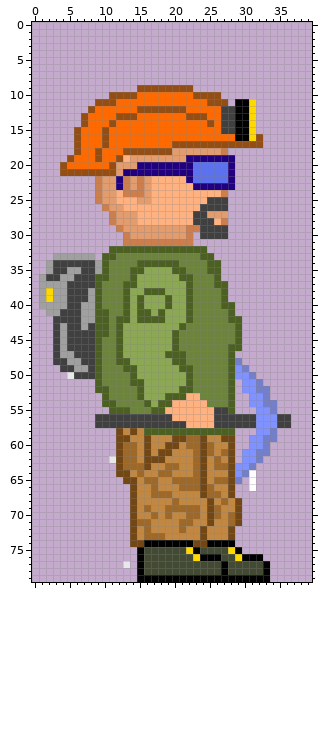
Sprite sheet -- miner2.png. The picture above was drawn from the file before the commit.
The file is 40x80 pixels. Pixels under 10% opacity are left out. Colours within 5 levels of each other are drawn and written as one. The old version is drawn lined up with the new one.
Once edited:
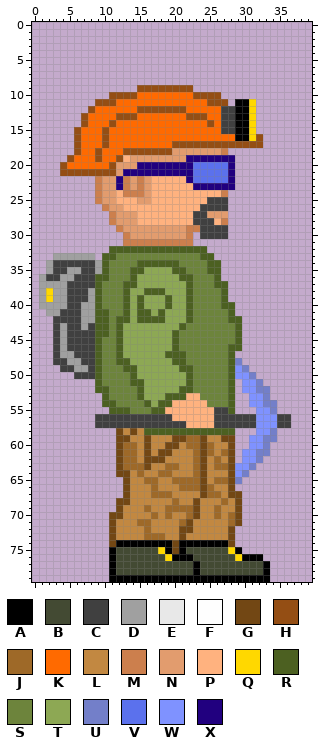
Palette (. is transparent): A #000000  B #434a33  C #404040  D #a0a0a0  E #e8e8e8  F #fefefe  G #724714  H #944e14  J #9e6928  K #ff6a00  L #c28841  M #cc7f4d  N #e29c6e  P #ffb27f  Q #ffd800  R #4c6021  S #6d843c  T #8da854  U #737fc9  V #5b71ed  W #7f92ff  X #21007f
What changed:
whole drawing moved by -2,+0 (the old picture is shown already moved)
Changed rows in their new state; - is an unchanged pixel.
first column x 5:
50 .
first column x 11:
62 .--------------------
64 --------------------.
65 ---L----------------.
66 --GL----------------.
67 --GL--------------G--
68 -GGL--------G-L------
69 -GLL--------G-L------
70 GGLL--------G-L------
71 GLLL-------G--L------
72 GLLL------GG-L-------
73 GLLL------G--L-------
74 GAAAA----G--AA---G---
75 ABBBB--QAGABB--------
76 ABBBB---QAAABBBB-----
77 ABBBB-------A---B----
78 ABBBB-------A---B----
79 AAAA-----------------
Changed places in both pictures, as pixel boxes (x1, y1, x2, y2):
erased: (67, 372, 74, 379)
changed: (109, 456, 256, 582)
